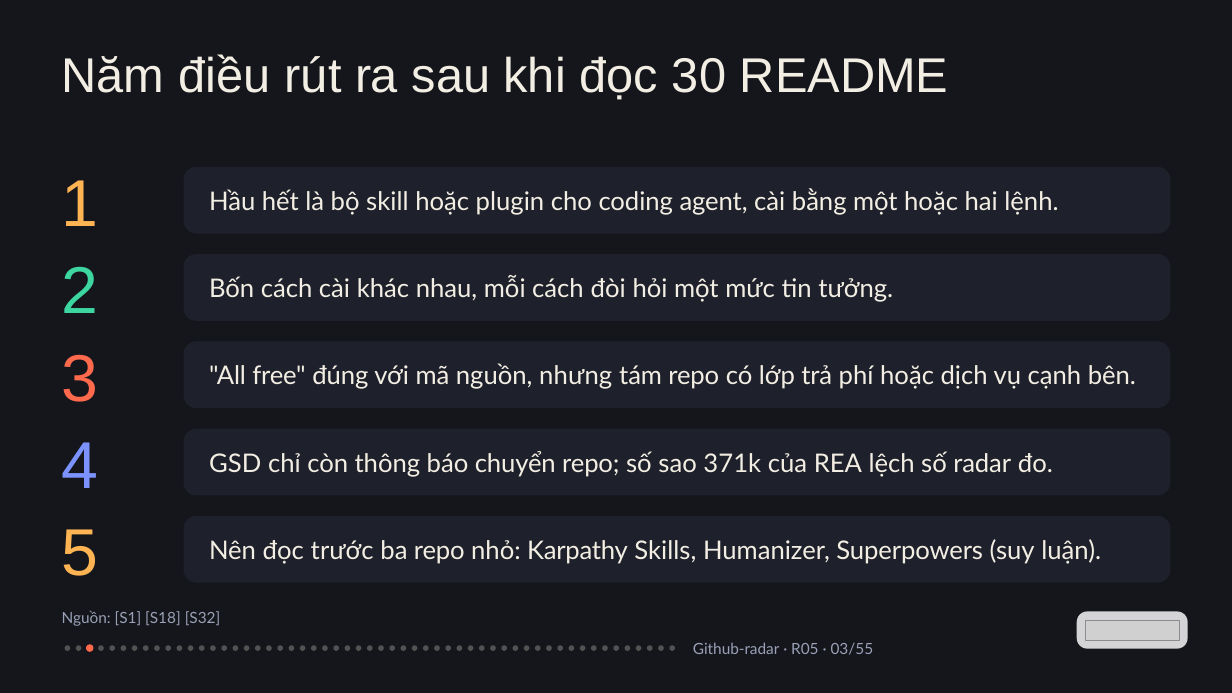
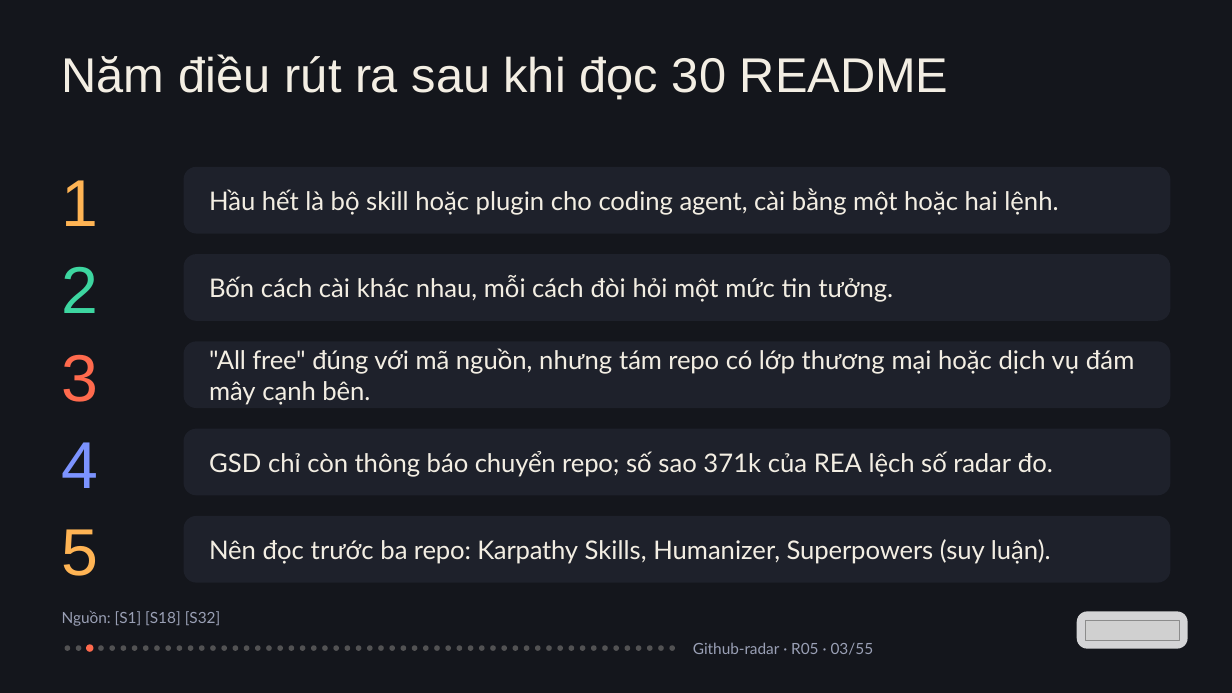
Before and after one commit to vohoailinh90/Github-radar, a slide deck: slide 3 of docs/reports/top30-claude-plugins/top30-claude-plugins.pptx. Drawn at 1232x693 pixels with LibreOffice and Linux fonts; fonts in the diff are those of the drawing; grey boxes stand for pictures. Boxes give left, top, right and bottom in pixels: in the first picture for what was removed or moved away, otherwise in the second. Text is boxed around its words. In the diff, an @@ line names an element or a change of style, - is before the commit and + after.

```diff
--- a/docs/reports/top30-claude-plugins/top30-claude-plugins.pptx
+++ b/docs/reports/top30-claude-plugins/top30-claude-plugins.pptx
@@ text at (x1=209, y1=348, x2=1134, y2=405): text changed @@
-"All free" đúng với mã nguồn, nhưng tám repo có lớp trả phí hoặc dịch vụ cạnh bên.
+"All free" đúng với mã nguồn, nhưng tám repo có lớp thương mại hoặc dịch vụ đám mây cạnh bên.
@@ text at (x1=209, y1=539, x2=1051, y2=564): text changed @@
-Nên đọc trước ba repo nhỏ: Karpathy Skills, Humanizer, Superpowers (suy luận).
+Nên đọc trước ba repo: Karpathy Skills, Humanizer, Superpowers (suy luận).
```
Also in this commit, not shown: 4 other slides changed, 3 other files.
